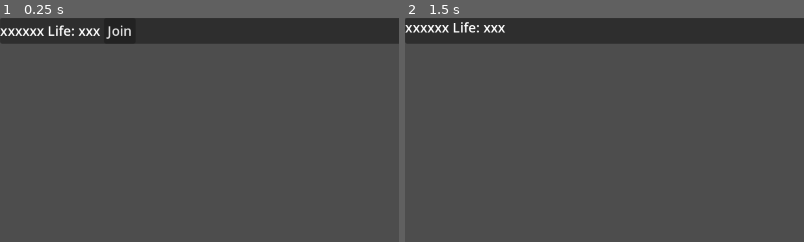
Above: before the commit, frames 1-2 (left to right).
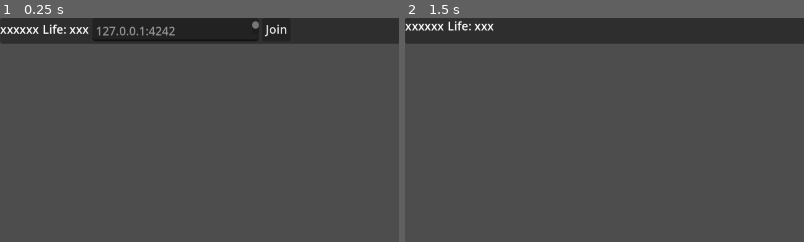
Above: after the commit, the same moments.

Repository: mrosati84/Godot-Multiplayer-Demo
Game: Godot game, scene res://world.tscn
The game is run twice, just before and just after one commit, with the same random seed, the same clock (stepped at 60 frames per second) and the same inputs. The engine's default icon, where the game draws it, is replaced by a stand-in: a white triangle on a blue panel in a dark square.
Inputs (mouse positions are % of the whole screen's width and height, from its top left):
- Up to frame 1 (0.25 s): no input
- Up to frame 2 (1.5 s): click "Join" at 0.5 s; tap Enter at 1.25 s; move the mouse to (72, 45) at 1.27 s; hold D (right) from 1.28 s (still down); click (72, 45) at 1.35 s
The pictures show only the part of the screen within x 0-50%, y 0-50%; the shares and areas given below are measured in that part.

The runs differ from the first frame. In frame 1, 1.4% of the frame differs, in the area x 0-72%, y 1-11%; in frame 2, 0.8%.
Error after the commit: Invalid access of index '1' on a base object of type: 'PackedStringArray'. (res://autoload/network_manager.gd:29)

Commit message:
user input address and port

Diff:
--- a/autoload/network_manager.gd
+++ b/autoload/network_manager.gd
@@ -6,6 +6,7 @@
 const ADDR = "127.0.0.1"
 
 @onready var spawn_point = get_node("/root/World/SpawnPoint")
+@onready var address = get_node("/root/World/UI/PanelContainer/GridContainer/Address")
 
 var players_list = []
 
@@ -24,7 +25,8 @@
 		peer.create_server(PORT)
 		print('server listening on {addr}:{port}'.format({"addr": ADDR, "port": PORT}))
 	else:
-		peer.create_client(ADDR, PORT)
+		var address_parts = address.text.strip_edges().split(":")
+		peer.create_client(address_parts[0], int(address_parts[1]))
 
 	multiplayer.multiplayer_peer = peer
 
--- a/player.gd
+++ b/player.gd
@@ -51,7 +51,7 @@
 	life = 100
 
 	if is_multiplayer_authority():
-		life_label.text = str(life)
+		life_label.text = "Life: " + str(life)
 		restart.hide()
 
 @rpc("any_peer")
--- a/ui.gd
+++ b/ui.gd
@@ -3,6 +3,7 @@
 func _on_join_pressed():
 	NetworkManager.start_network(false)
 	$PanelContainer/GridContainer/Join.hide()
+	$PanelContainer/GridContainer/Address.hide()
 
 func _on_restart_pressed():
 	var id = multiplayer.get_unique_id()
--- a/ui.tscn
+++ b/ui.tscn
@@ -17,16 +17,28 @@
 
 [node name="ID" type="Label" parent="PanelContainer/GridContainer"]
 layout_mode = 2
+size_flags_horizontal = 0
+theme_override_font_sizes/font_size = 14
 text = "xxxxxx"
+vertical_alignment = 1
 
 [node name="Life" type="Label" parent="PanelContainer/GridContainer"]
 layout_mode = 2
+theme_override_font_sizes/font_size = 14
 text = "Life: xxx"
+vertical_alignment = 1
+
+[node name="Address" type="TextEdit" parent="PanelContainer/GridContainer"]
+custom_minimum_size = Vector2(200, 0)
+layout_mode = 2
+theme_override_font_sizes/font_size = 14
+placeholder_text = "127.0.0.1:4242"
 
 [node name="Join" type="Button" parent="PanelContainer/GridContainer"]
 layout_mode = 2
 size_flags_horizontal = 8
 size_flags_vertical = 4
+theme_override_font_sizes/font_size = 14
 text = "Join"
 
 [node name="Restart" type="Button" parent="PanelContainer/GridContainer"]
